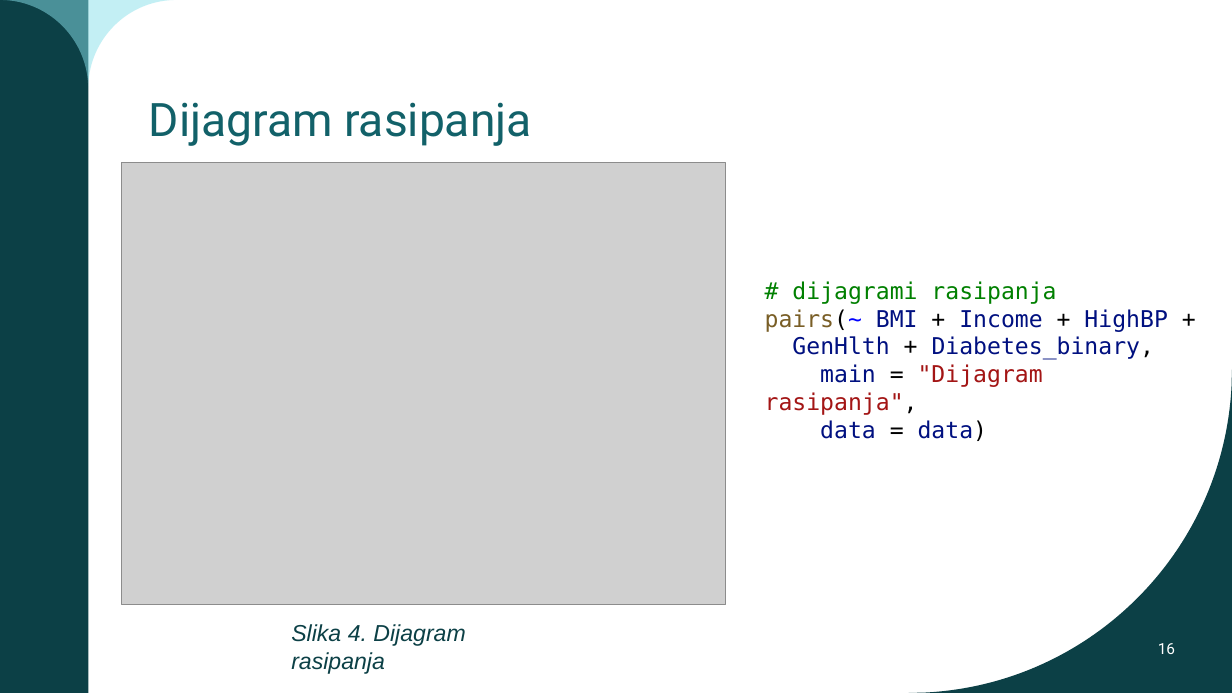
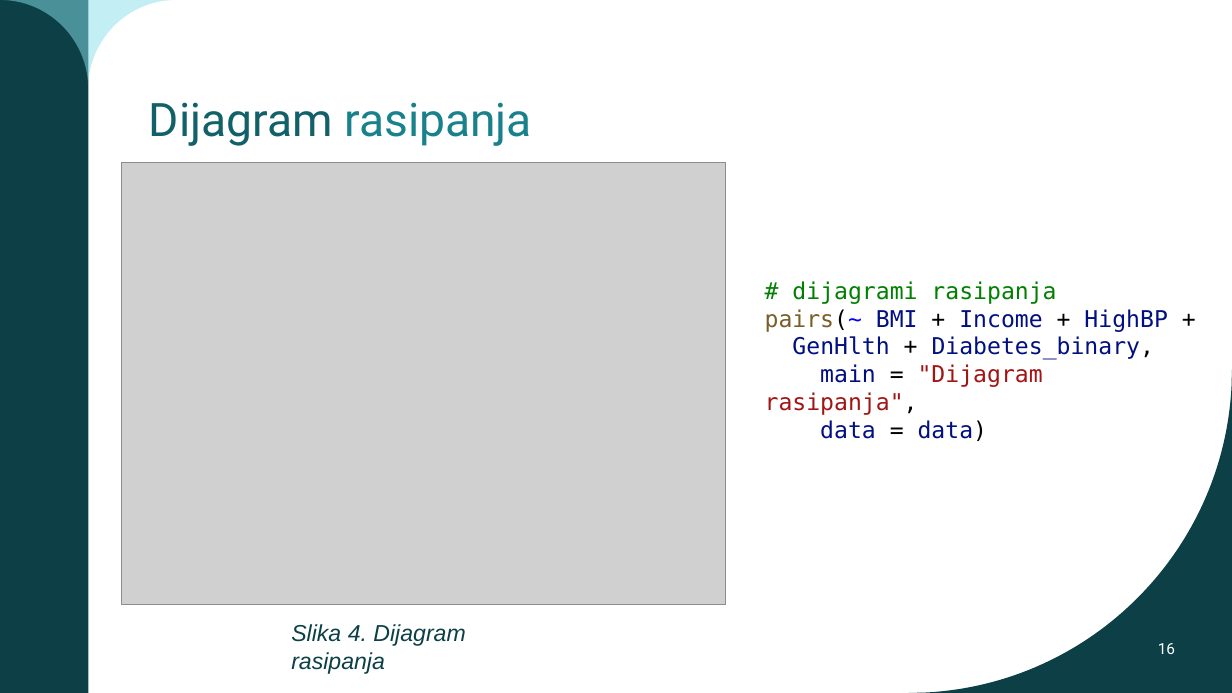
Before and after one commit to jfletcher20/diabetes-health-indicators-analysis, a slide deck: slide 16 of documentation/documentation.pptx. Drawn at 1232x693 pixels with LibreOffice and Linux fonts; fonts in the diff are those of the drawing; grey boxes stand for pictures; background and template pictures are left out. Boxes give left, top, right and bottom in pixels: in the first picture for what was removed or moved away, otherwise in the second. Text is boxed around its words. In the diff, an @@ line names an element or a change of style, - is before the commit and + after.

```diff
--- a/documentation/documentation.pptx
+++ b/documentation/documentation.pptx
@@ title "Dijagram rasipanja" at box(149, 102, 532, 146): text colour #126169 to #18818C in "rasipanja" @@
```
Also in this commit, not shown: 8 other slides changed.
